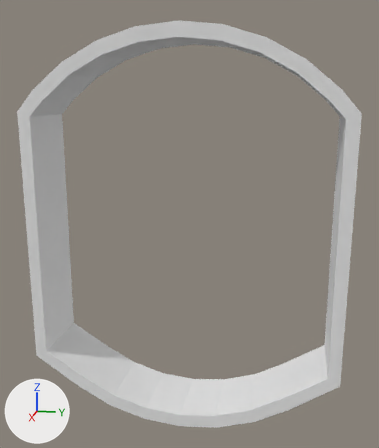
The FBX model SUBMARİNE PUZZLE GAME/Assets/Art/Meshes/SM_SubmarineBase.fbx, before and after one commit.
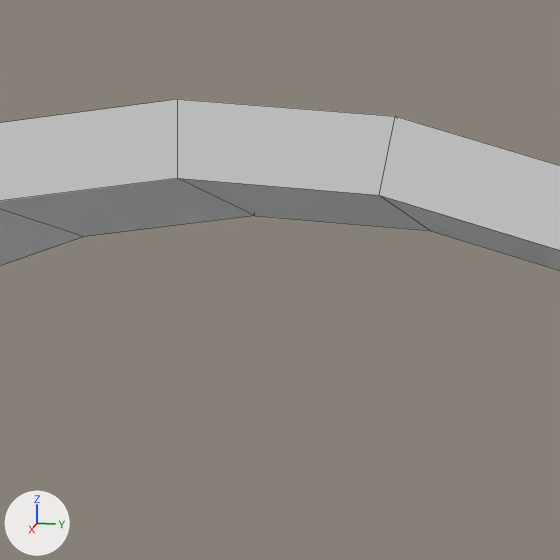
Old and new are each drawn whole from a 50 mm camera at (13.97, 2.87, 2.87) aimed at (-0.07, 0.06, -0.64) and again close up on the part from 37% to 68% of the width and 0% to 26% of the height. The lights are fixed; the arrows at lower left show +X, +Y and +Z. The close-ups show mesh edges as thin lines.

In view in the first close-up: 'SM_SubmarineBase'.
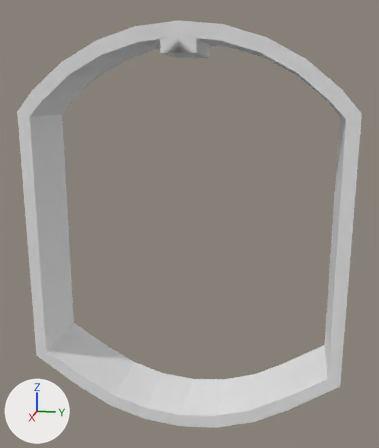
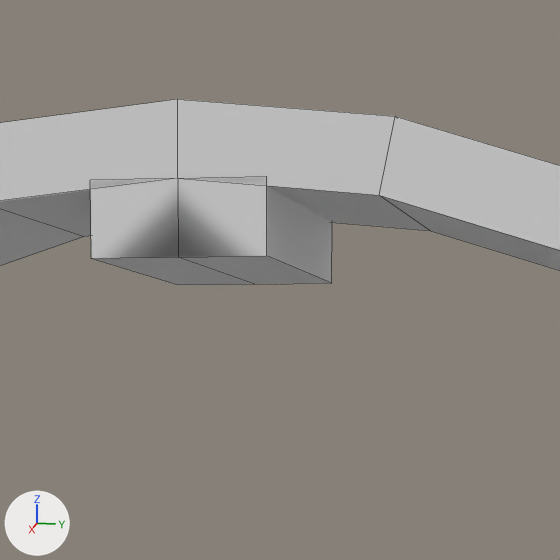
Changed parts and their boxes (x1, y1, x2, y2) in the close-ups (560 x 560 px):
'SM_SubmarineBase', reshaped: before (0, 99, 560, 270); after (0, 99, 560, 285)
part 1 of me_cylinder_006, added: after (90, 176, 332, 285)

The change in detail:
me_cylinder_006 is used by ob_sm_submarinebase; location (0.0, 0.0, -0.882).
me_cylinder_006 had 80 vertices, 80 faces and spanned x -1.0..1.0, y -4.34..4.34, z -5.47..5.47.
me_cylinder_006 now has 90 vertices, 91 faces and spans x -1.0..1.0, y -4.34..4.34, z -5.47..5.47.
Part 1, on me_cylinder_006:
5 vertices are added at (-1.0, 0.0, 4.74), (-1.0, 0.44, 4.74), (-1.0, 0.44, 5.11), (-1.0, -0.44, 4.74), (-1.0, -0.44, 5.11).
5 new vertices lie (2.0, 0.0, 0.0) away from vertices in x -1.0, y -0.44..0.44, z 4.74..5.11.
11 new faces join them.
